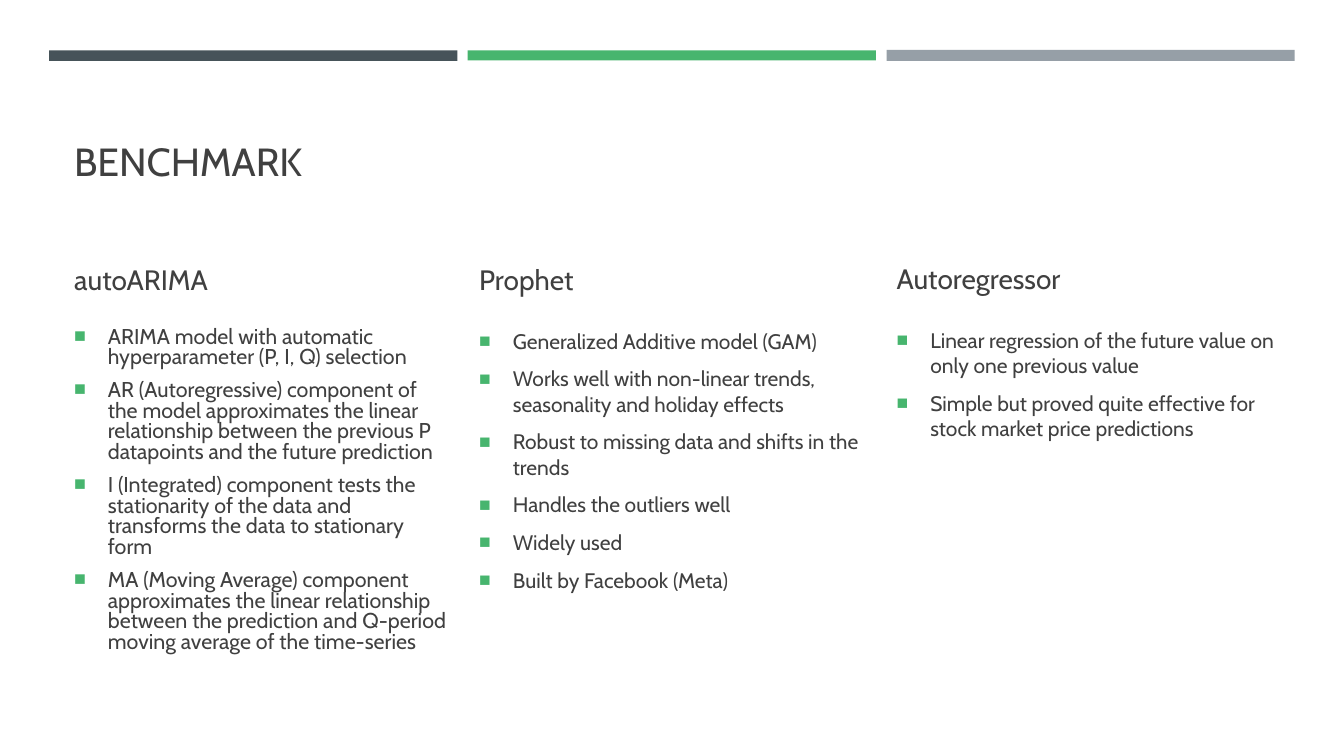
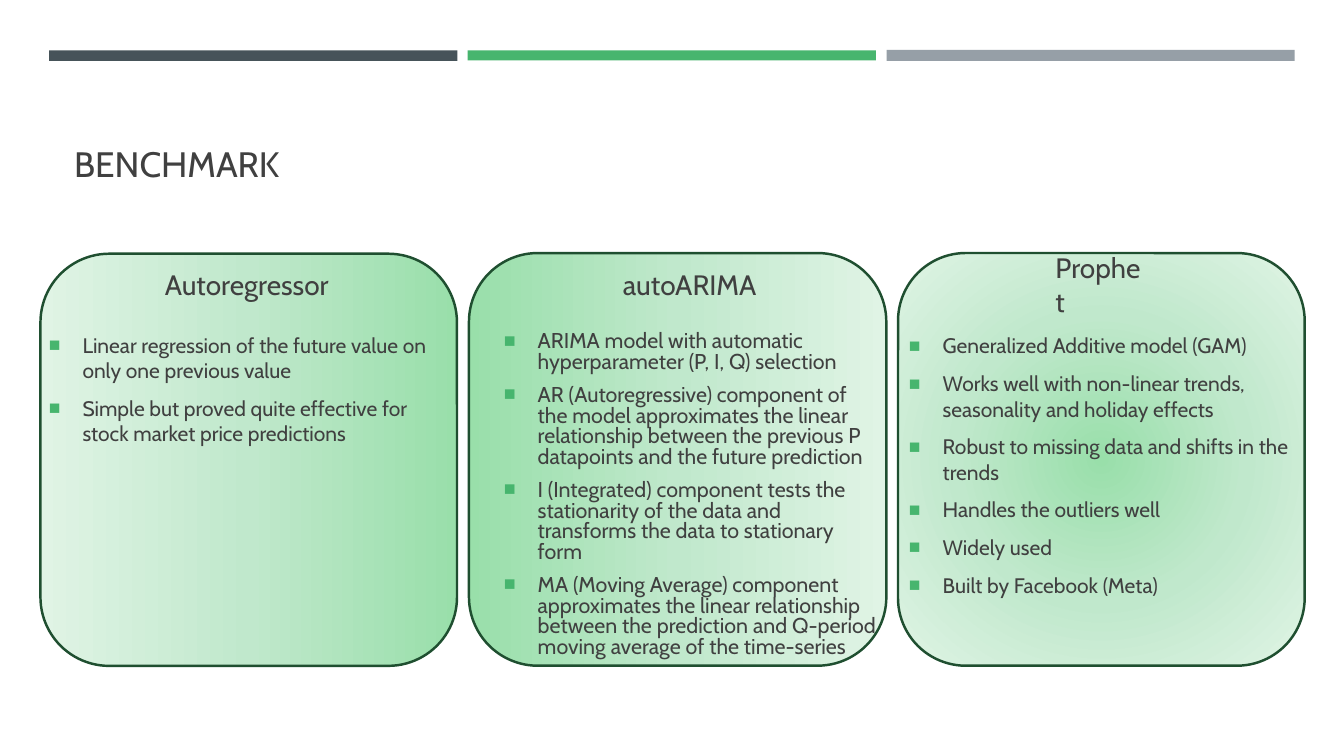
Before and after one commit to filip-topic/Time-Series-Foundation-Models-in-Financial-time-series-prediction, a slide deck: slide 11 of 17th of July Presentation.pptx. Drawn at 1344x756 pixels with LibreOffice and Linux fonts; fonts in the diff are those of the drawing. Boxes give left, top, right and bottom in pixels: in the first picture for what was removed or moved away, otherwise in the second. Text is boxed around its words. In the diff, an @@ line names an element or a change of style, - is before the commit and + after.

```diff
--- a/17th of July Presentation.pptx
+++ b/17th of July Presentation.pptx
@@ title "BENCHMARK" at (74,152,279,178): size 28 to 25.2 pt @@
@@ rounded rectangle added at (40,254,457,666), fill gradient #99DFAB to #C2E9CB to #E1F4E5, outline #1F4F30 1.75 pt @@
@@ text "Autoregressor": place and size @@
-text "Autoregressor" at (897,269,1061,296)
+text "Autoregressor" at (165,275,329,301)
@@ rounded rectangle added at (469,253,886,665), fill gradient #99DFAB to #C2E9CB to #E1F4E5, outline #1F4F30 1.75 pt @@
@@ text "autoARIMA": place and size @@
-text "autoARIMA" at (74,270,208,291)
+text "autoARIMA" at (623,275,757,296)
@@ rounded rectangle added at (898,253,1305,665), fill gradient #99DFAB to #C2E9CB to #E1F4E5, outline #1F4F30 1.75 pt @@
@@ text "Prophet" rewrapped from (479,269,573,296) to (1046,254,1157,316) @@
@@ text "Linear regression of the future ...": place and size @@
-text "Linear regression of the future ..." at (930,332,1274,441)
+text "Linear regression of the future ..." at (83,337,426,446)
@@ text "ARIMA model with automatic hyperparameter ...": place and size @@
-text "ARIMA model with automatic hyperparameter ..." at (108,328,446,655)
+text "ARIMA model with automatic hyperparameter ..." at (538,332,876,660)
@@ text "Generalized Additive model (GAM)": place and size @@
-text "Generalized Additive model (GAM)" at (513,333,858,593)
+text "Generalized Additive model (GAM)" at (943,337,1288,598)
```
Also in this commit, not shown: 10 other slides changed, 4 slides added, 1 slide removed, 1 other file.
